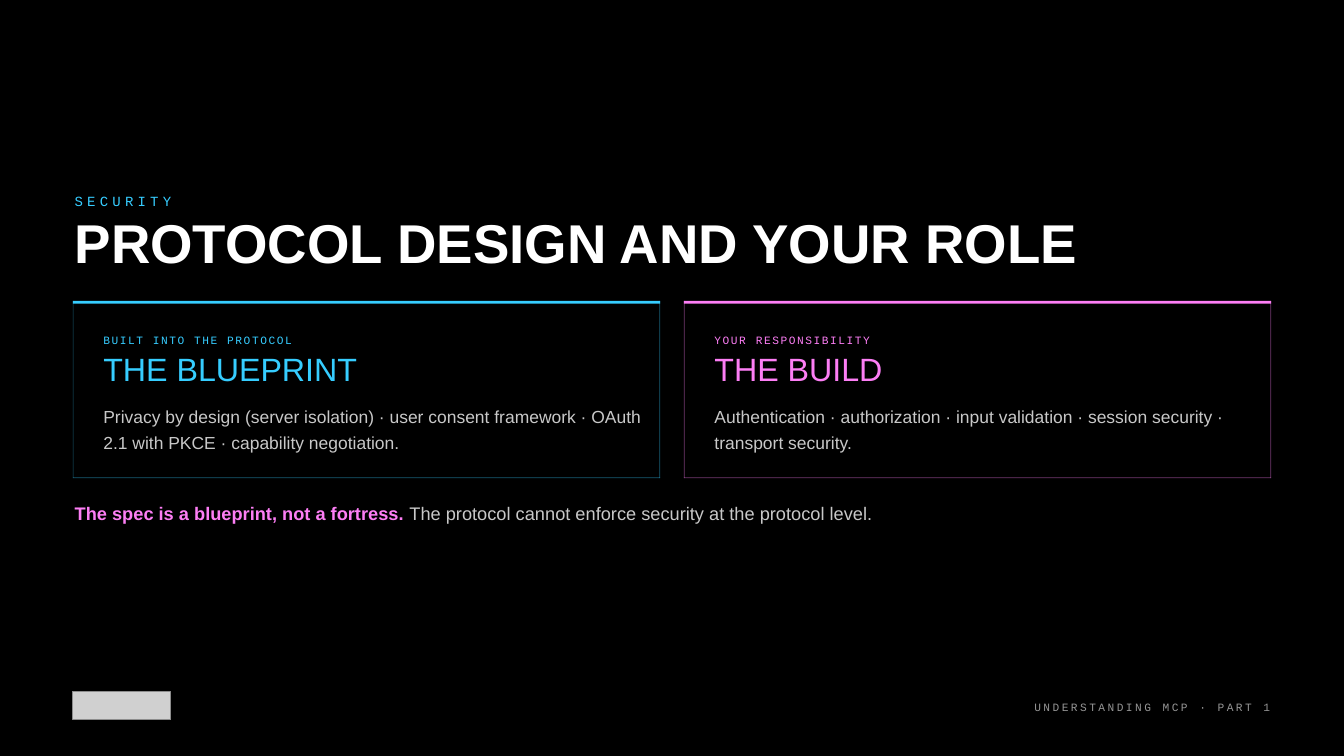
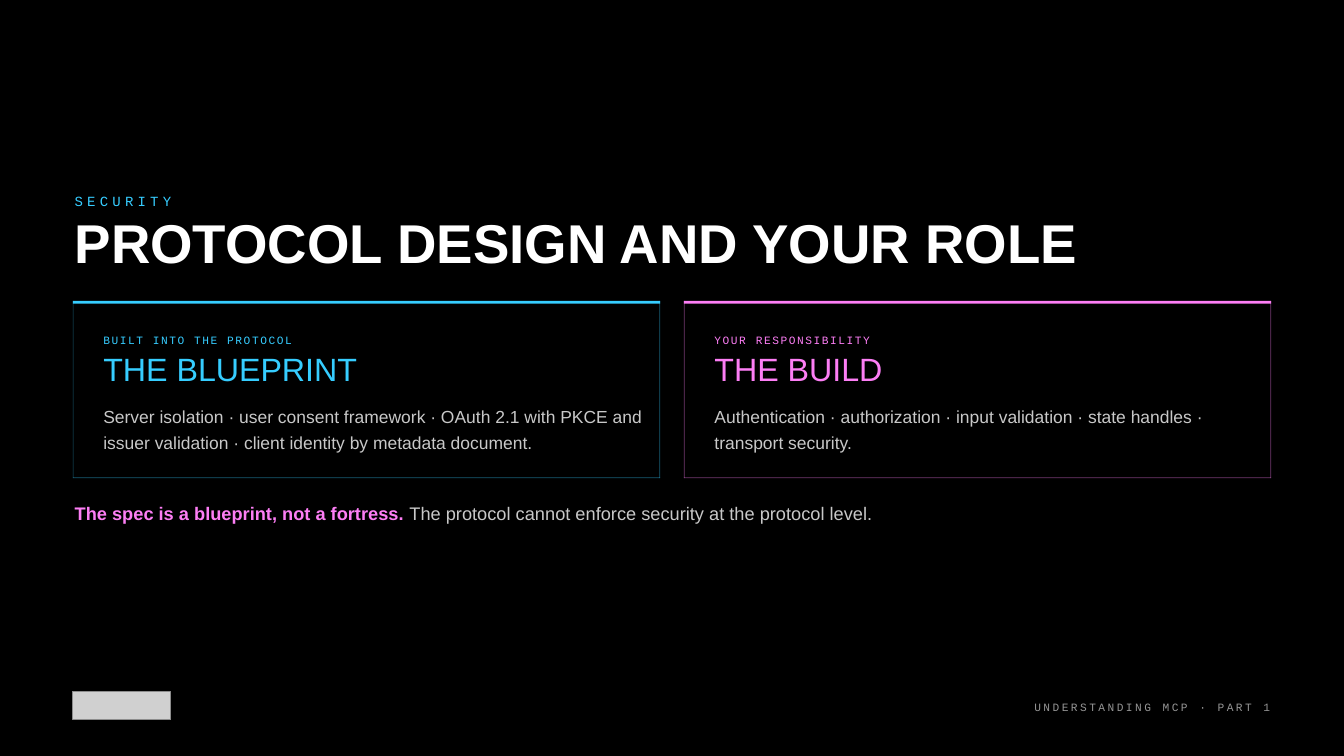
Before and after one commit to kkmookhey/training, a slide deck: slide 9 of blackhat-2026-adversarial-ai/M6-mcp-security/slides/Understanding MCP.pptx. Drawn at 1344x756 pixels with LibreOffice and Linux fonts; fonts in the diff are those of the drawing; grey boxes stand for pictures. Boxes give left, top, right and bottom in pixels: in the first picture for what was removed or moved away, otherwise in the second. Text is boxed around its words. In the diff, an @@ line names an element or a change of style, - is before the commit and + after.

```diff
--- a/blackhat-2026-adversarial-ai/M6-mcp-security/slides/Understanding MCP.pptx
+++ b/blackhat-2026-adversarial-ai/M6-mcp-security/slides/Understanding MCP.pptx
@@ text at (103, 410, 642, 453): text changed @@
-Privacy by design (server isolation) · user consent framework · OAuth 2.1 with PKCE · capability negotiation.
+Server isolation · user consent framework · OAuth 2.1 with PKCE and issuer validation · client identity by metadata document.
@@ text at (714, 410, 1192, 453): text changed @@
-Authentication · authorization · input validation · session security · transport security.
+Authentication · authorization · input validation · state handles · transport security.
```
Also in this commit, not shown: 4 other slides changed, 3 slides added, 3 slides removed, 33 other files.
